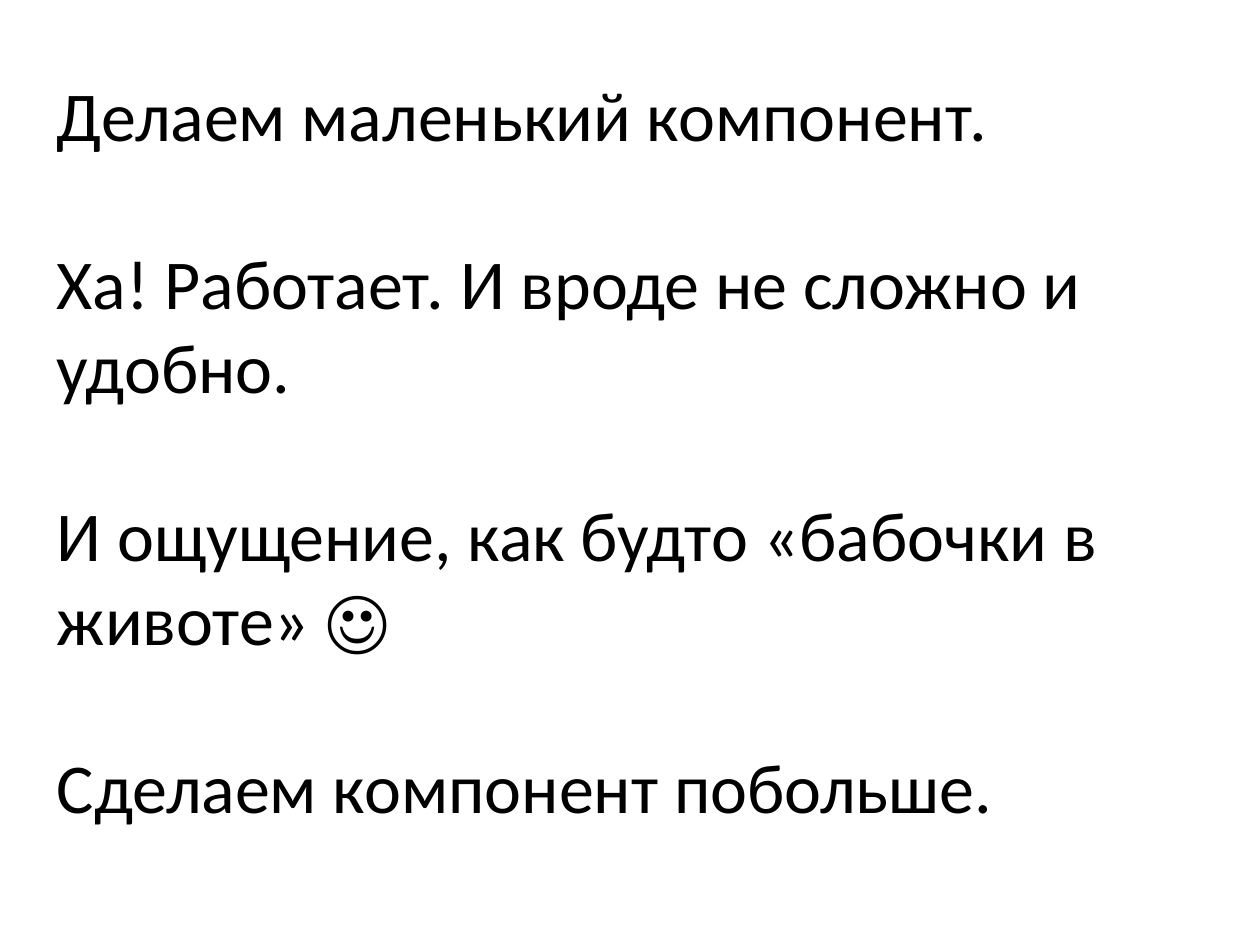
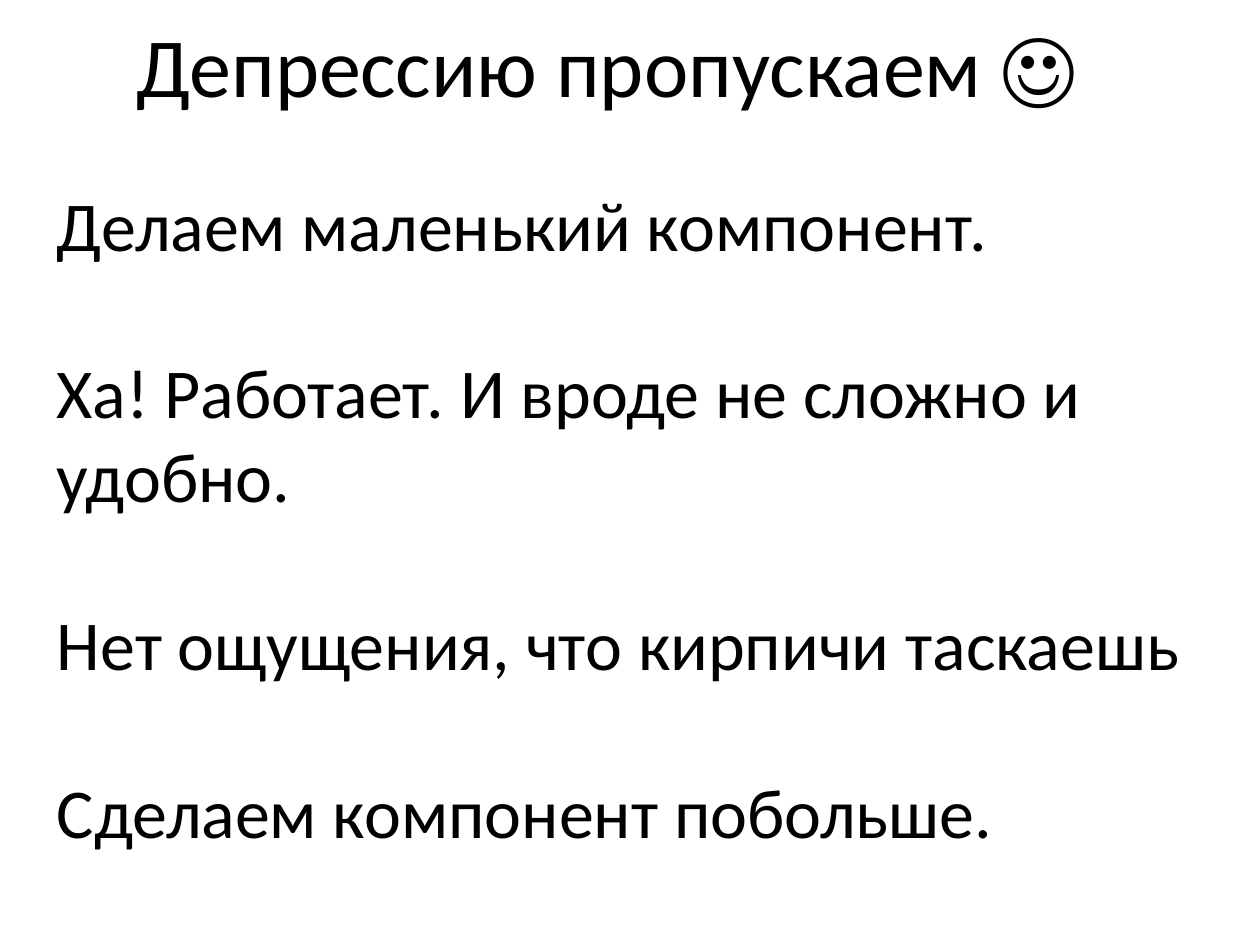
Before and after one commit to nickolaysm/flux_its_easy, a slide deck: slide 7 of pptx/Flux.pptx. Drawn at 1260x945 pixels with LibreOffice and Linux fonts; fonts in the diff are those of the drawing. Boxes give left, top, right and bottom in pixels: in the first picture for what was removed or moved away, otherwise in the second. Text is boxed around its words. In the diff, an @@ line names an element or a change of style, - is before the commit and + after.

```diff
--- a/pptx/Flux.pptx
+++ b/pptx/Flux.pptx
@@ text added at bbox=[136, 43, 981, 111], 48 pt, text #000000 @@
+Депрессию пропускаем ☺
@@ text "Делаем маленький компонент.": place and size @@
-text "Делаем маленький компонент." at bbox=[57, 93, 1097, 825]
+text "Делаем маленький компонент." at bbox=[57, 203, 1179, 850]
@@ text at bbox=[57, 625, 1179, 682]: text changed @@
-И ощущение, как будто «бабочки в животе» ☺
+Нет ощущения, что кирпичи таскаешь
```
Also in this commit, not shown: 17 other slides changed, 4 slides added, 1 slide removed.
